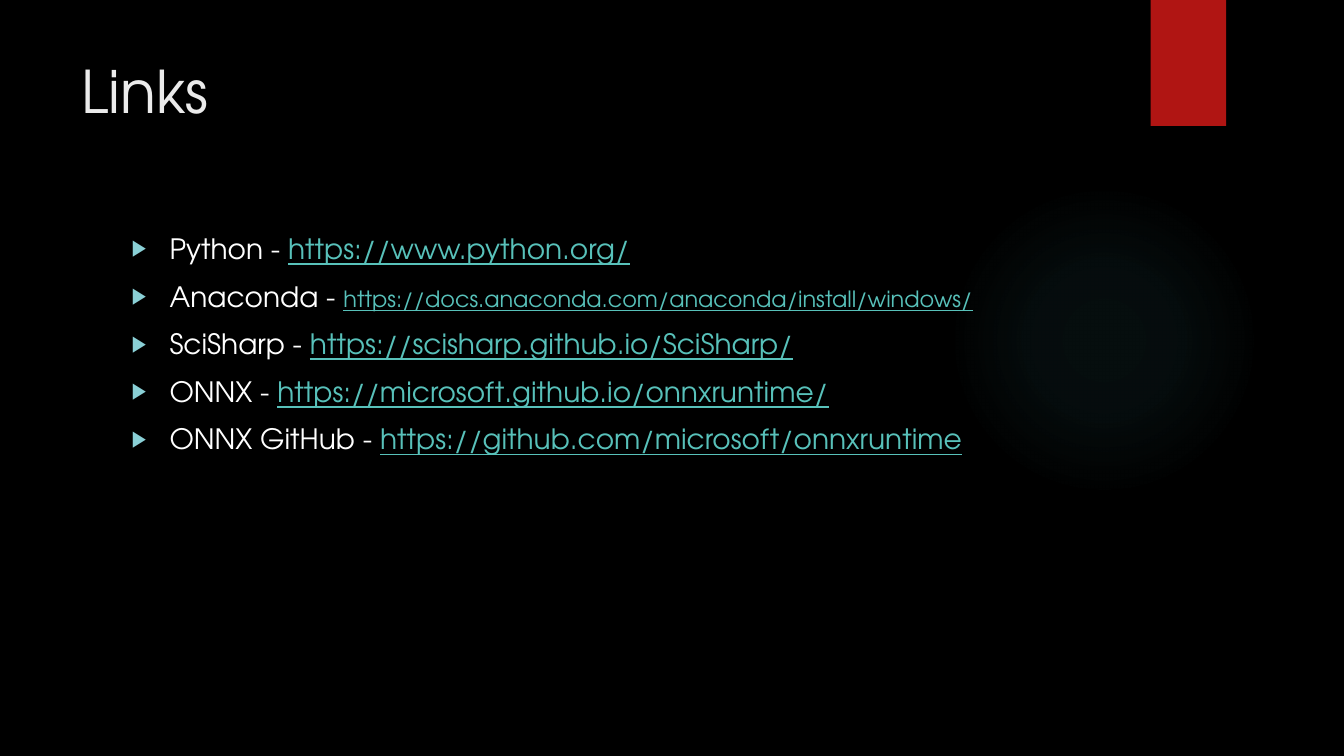
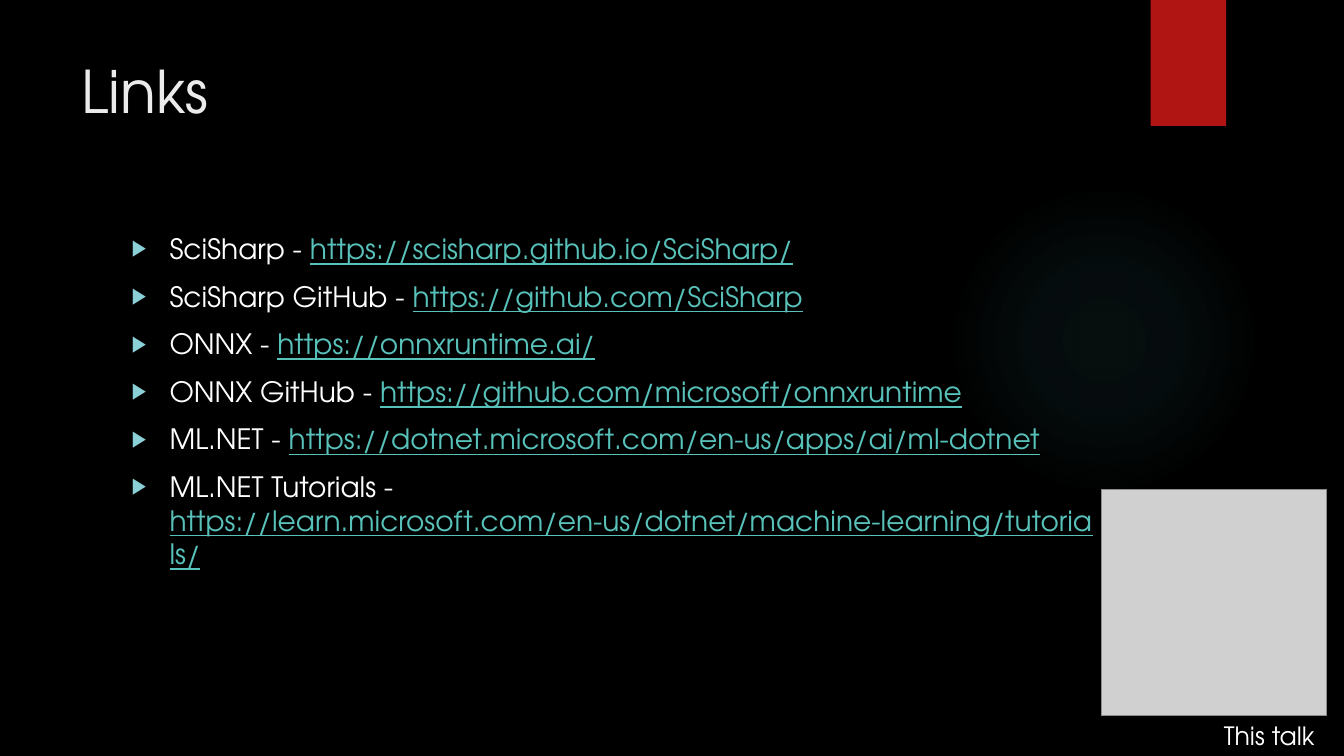
Before and after one commit to korz/ml-in-csharp, a slide deck: slide 47 of Slides.pptx (slide 41 before the commit). Drawn at 1344x756 pixels with LibreOffice and Linux fonts; fonts in the diff are those of the drawing; grey boxes stand for pictures; background and template pictures are left out. Boxes give left, top, right and bottom in pixels: in the first picture for what was removed or moved away, otherwise in the second. Text is boxed around its words. In the diff, an @@ line names an element or a change of style, - is before the commit and + after.

```diff
--- a/Slides.pptx
+++ b/Slides.pptx
@@ text at [170,238,972,312]: paragraphs removed @@
-▶ Python - https://www.python.org/
-▶ Anaconda - https://docs.anaconda.com/anaconda/install/windows/
@@ text at [170,286,803,360]: text changed @@
-▶ ONNX - https://microsoft.github.io/onnxruntime/
+▶ SciSharp GitHub - https://github.com/SciSharp
+▶ ONNX - https://onnxruntime.ai/
@@ text at [170,428,1093,544]: paragraphs added @@
+▶ ML.NET - https://dotnet.microsoft.com/en-us/apps/ai/ml-dotnet
+▶ ML.NET Tutorials - https://learn.microsoft.com/en-us/dotnet/machine-learning/tutorials/
@@ picture added at [1101,490,1327,716] @@
@@ text added at [1224,726,1315,746], 18 pt, text #FFFFFF @@
+This talk
```
Also in this commit, not shown: 18 other slides changed, 16 slides added, 9 slides removed, 4 other files.
